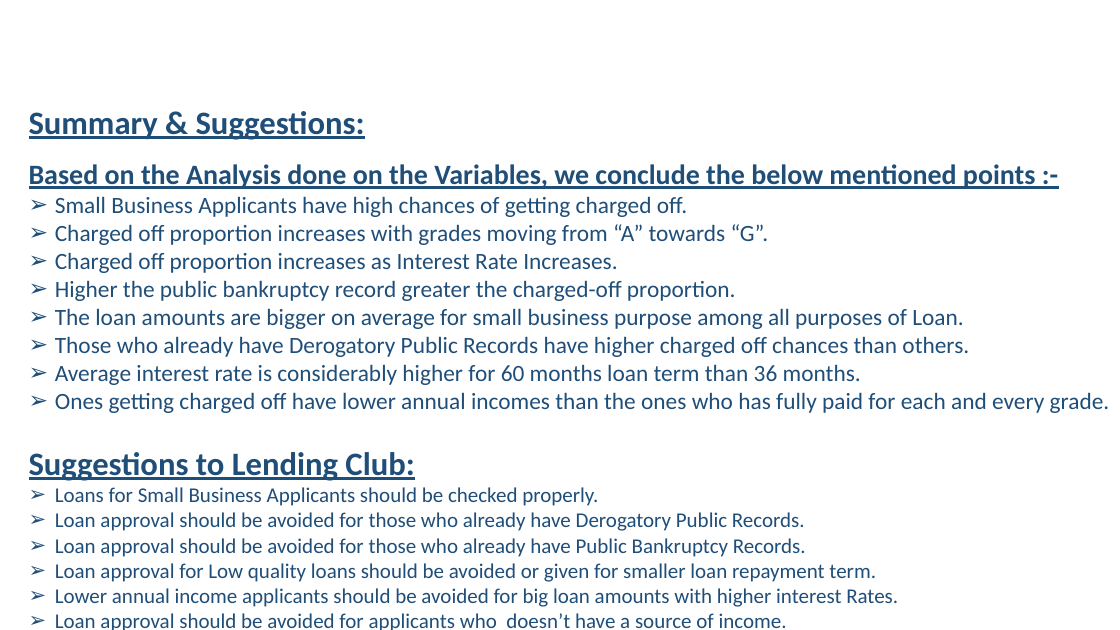
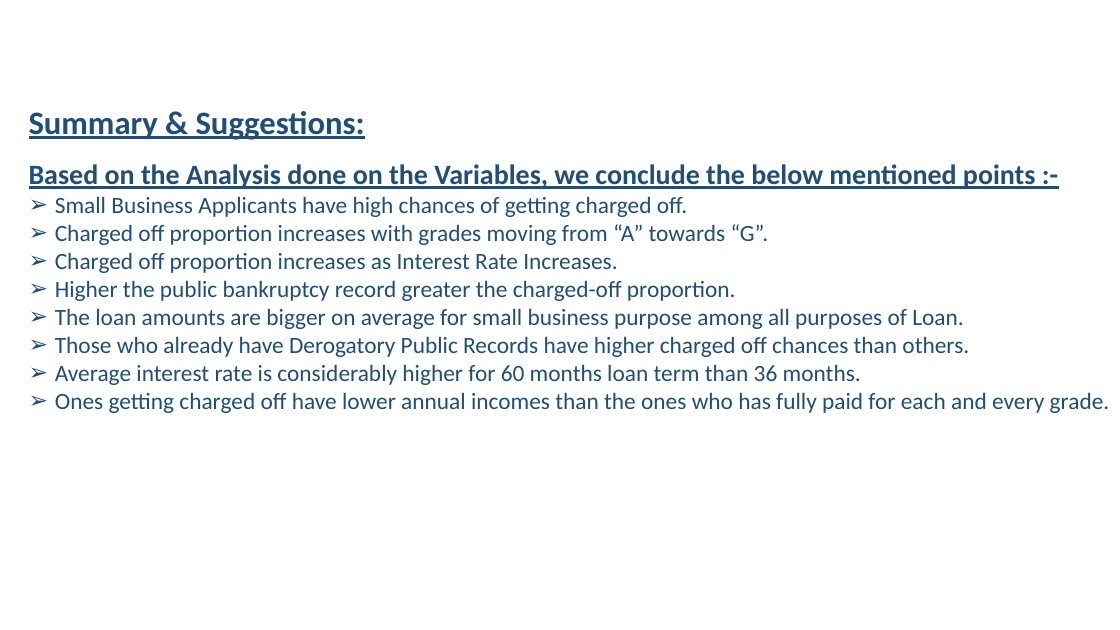
Before and after one commit to Ramya4321/Lending-Club-Case-Study, a slide deck: slide 16 of Lending Club Case Study.pptx (slide 13 before the commit). Drawn at 1120x630 pixels with LibreOffice and Linux fonts; fonts in the diff are those of the drawing; background and template pictures are left out. Boxes give left, top, right and bottom in pixels: in the first picture for what was removed or moved away, otherwise in the second. Text is boxed around its words. In the diff, an @@ line names an element or a change of style, - is before the commit and + after.

Commit message:
ppt and pdf update

```diff
--- a/Lending Club Case Study.pptx
+++ b/Lending Club Case Study.pptx
@@ text at bbox=[29, 452, 898, 630]: paragraphs removed @@
-Suggestions to Lending Club:
-➢ Loans for Small Business Applicants should be checked properly.
-➢ Loan approval should be avoided for those who already have Derogatory Public Records.
-➢ Loan approval should be avoided for those who already have Public Bankruptcy Records.
-➢ Loan approval for Low quality loans should be avoided or given for smaller loan repayment term.
-➢ Lower annual income applicants should be avoided for big loan amounts with higher interest Rates.
-➢ Loan approval should be avoided for applicants who doesn’t have a source of income.
```
Also in this commit, not shown: 6 other slides changed, 6 slides added, 1 slide removed, 2 other files.
